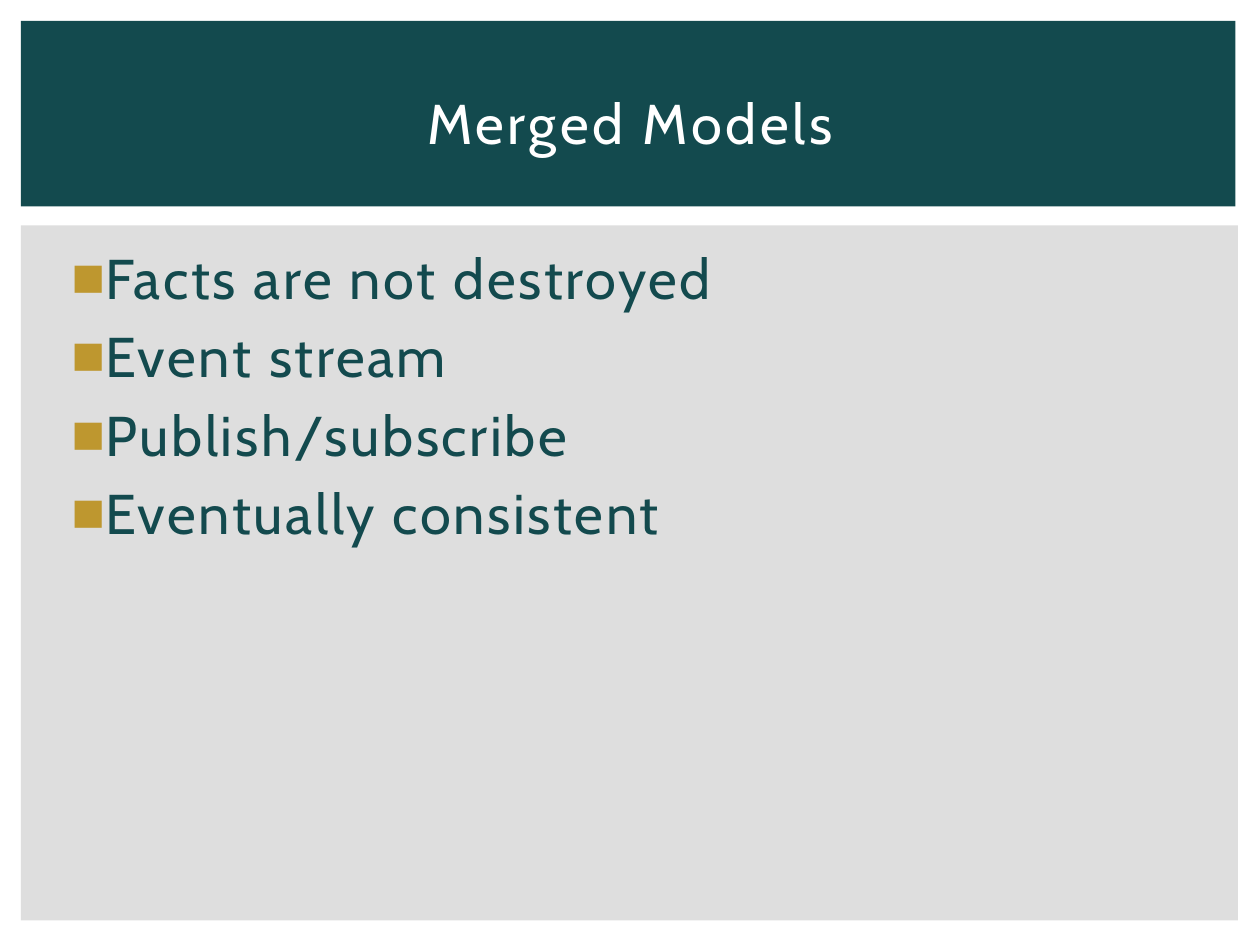
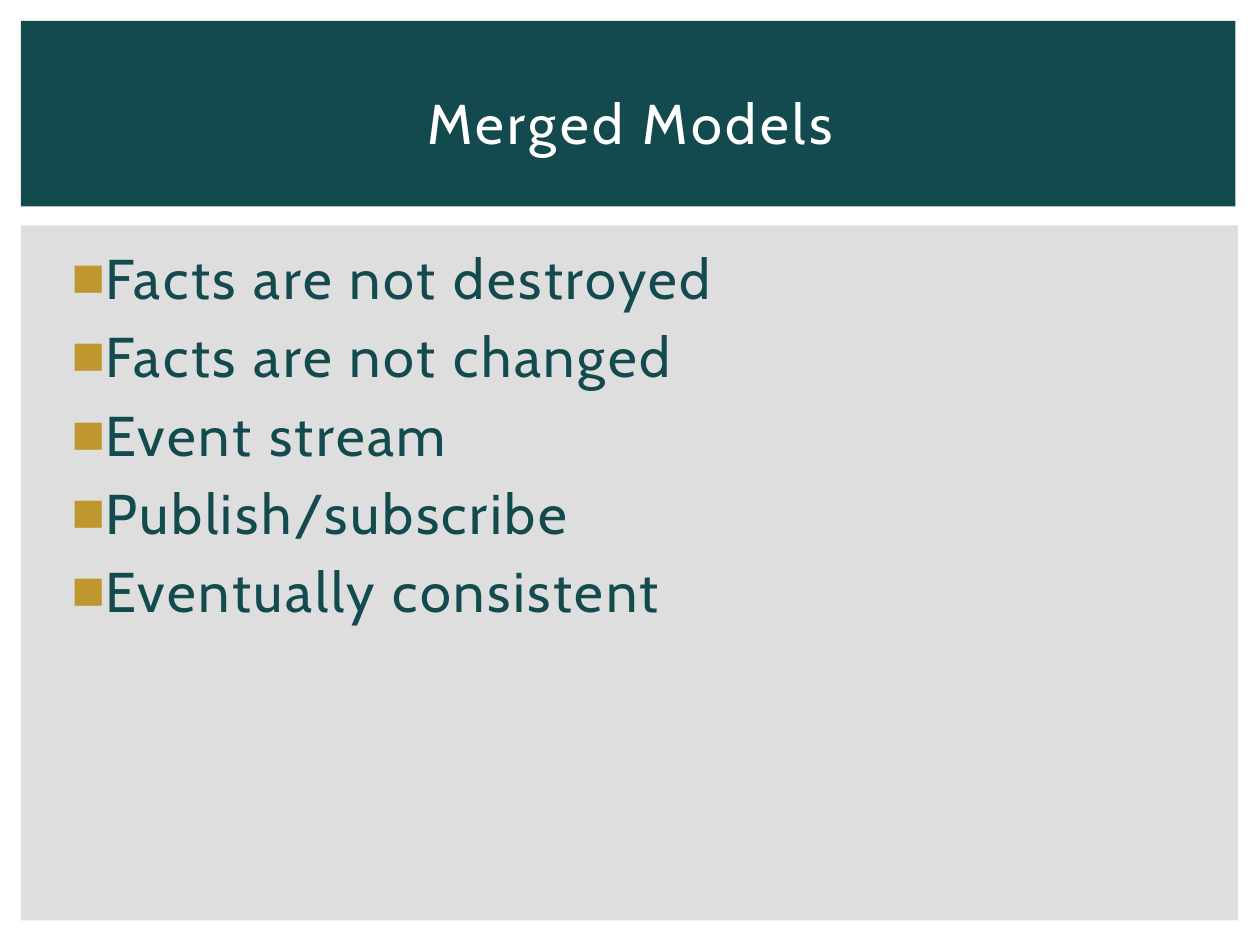
Before and after one commit to michaellperry/CorrespondenceAndroid, a slide deck: slide 9 of Collaborative Android Apps.pptx. Drawn at 1260x945 pixels with LibreOffice and Linux fonts; fonts in the diff are those of the drawing. Boxes give left, top, right and bottom in pixels: in the first picture for what was removed or moved away, otherwise in the second. Text is boxed around its words. In the diff, an @@ line names an element or a change of style, - is before the commit and + after.

```diff
--- a/Collaborative Android Apps.pptx
+++ b/Collaborative Android Apps.pptx
@@ text at bbox=[105, 335, 670, 390]: paragraph added @@
+■ Facts are not changed
```
Also in this commit, not shown: 5 other slides changed, 3 slides added.
